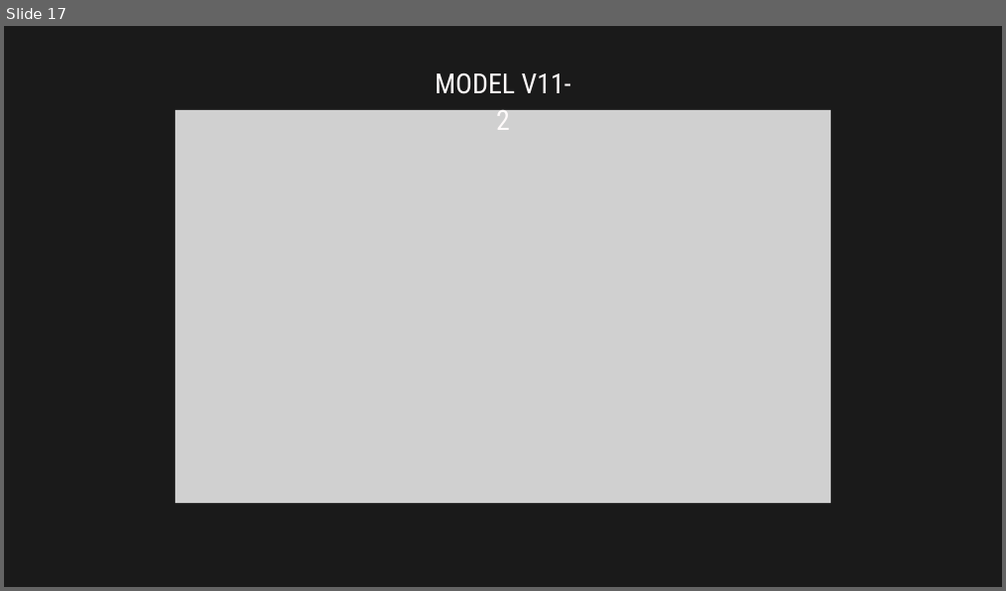
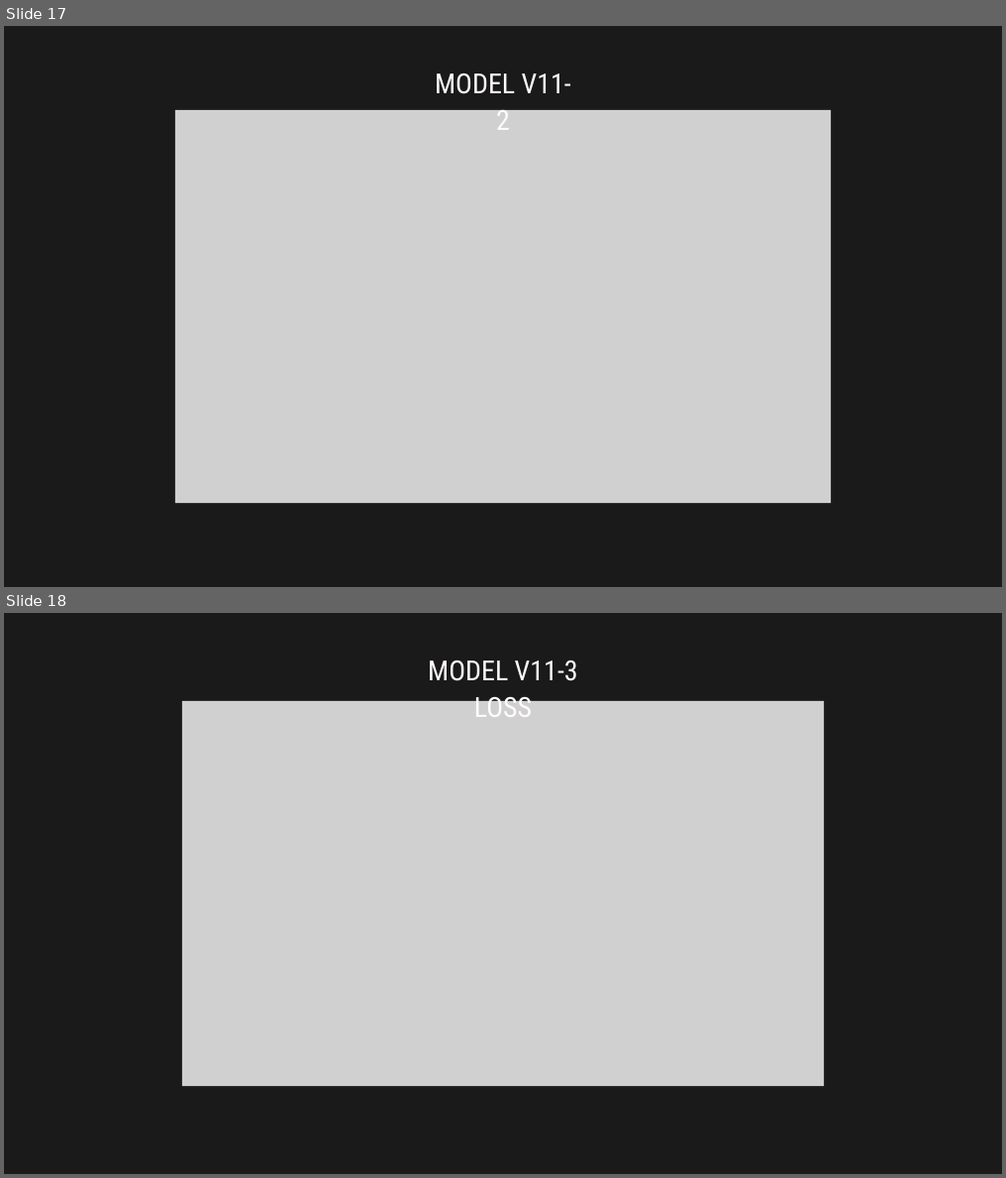
Before and after one commit to humamchoudhary/image-description, a slide deck: AI Project.pptx. Shown one above the other, each under a label of ours: slide 17 before the commit, slides 17 and 18 after it. The pictures are 1006x591 and 1006x1178 pixels, drawn with LibreOffice and Linux fonts; fonts in the diff are those of the drawing; grey boxes stand for pictures. Boxes give left, top, right and bottom in pixels: in the first picture for what was removed or moved away, otherwise in the second. Text is boxed around its words. In the diff, an @@ line names an element or a change of style, - is before the commit and + after.

```diff
--- a/AI Project.pptx
+++ b/AI Project.pptx
@@ slide 18 added at (4,613,1002,1174), background #1A1A1A @@
@@ text added at (428,661,578,717), 40 pt, text #FFFBFB @@
+MODEL V11-3 LOSS
@@ picture added at (182,701,825,1086) @@
@@ picture added at (232,731,774,1057) @@
```
Also in this commit, not shown: 1 other slide added, 7 other files.
